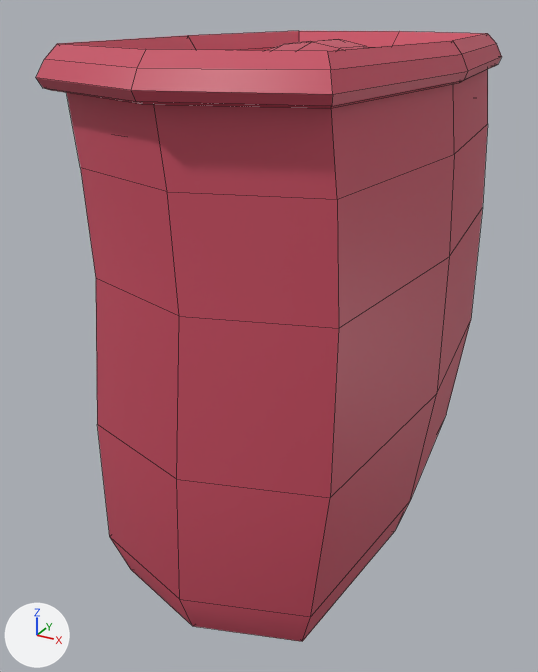
What one commit did to the FBX model Orisha-Unity/Assets/Graph/Environment/Props/Flour_Bag/flour_bag_02.fbx.
Before and after are seen from a camera (50 mm lens) standing at (0.419, -0.86, 0.721) and looking at (-0.033, -0.038, 0.31). The axes (+X, +Y, +Z) are drawn at lower left. The lights are the same throughout. Mesh edges are drawn as thin lines. Where no turn or scale is listed for an object, it has been applied to the vertices.

In view in the first picture: 'flour_bags2'.
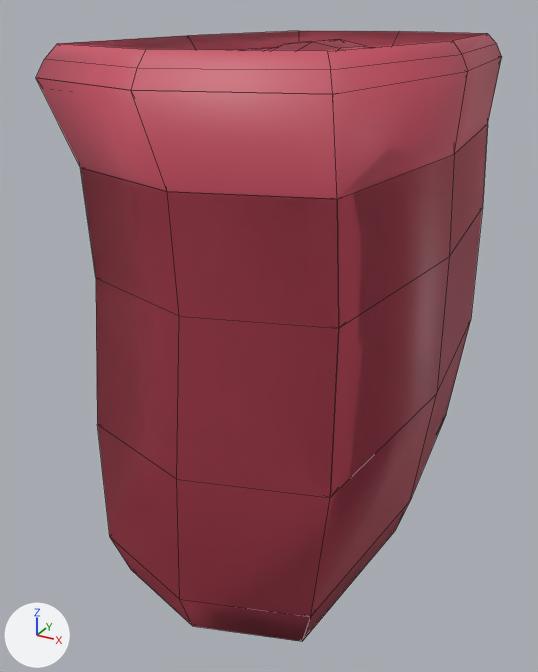
The change, as JSON lines over the scene's bpy script:
```json
{"block": "me_mesh", "where": "me_mesh.from_pydata(...)  # 221 vertices, 201 faces; spans x -0.186..0.196, y -0.344..0.344, z 0.0..0.69"}
{"block": "me_mesh", "where": "# used by ob_flour_bags2; location = (0.0, 0.0, 0.0)"}
{"block": "me_mesh", "change": "me_mesh part 1: edges marked sharp go from 154 to 0"}
{"op": "add", "block": "me_mesh_002", "code": ["me_mesh_002 = bpy.data.meshes.new('Mesh.002')", "me_mesh_002.from_pydata(...)  # 95 vertices, 82 faces; spans x -0.186..0.196, y -0.344..0.344, z 0.0..0.687", "me_mesh_002.materials.append(mat_lambert18)  # red #c84e62"]}
{"op": "add", "block": "me_mesh_001", "code": ["me_mesh_001 = bpy.data.meshes.new('Mesh.001')", "me_mesh_001.from_pydata(...)  # 147 vertices, 131 faces; spans x -0.186..0.196, y -0.344..0.344, z 0.0..0.69", "me_mesh_001.materials.append(mat_lambert18)  # red #c84e62"]}
{"op": "add", "block": "me_mesh_003", "code": ["me_mesh_003 = bpy.data.meshes.new('Mesh.003')", "me_mesh_003.from_pydata(...)  # 52 vertices, 42 faces; spans x -0.156..0.173, y -0.301..0.295, z 0.025..0.687", "me_mesh_003.materials.append(mat_lambert18)  # red #c84e62"]}
{"op": "add", "block": "ob_flour_bags2_002", "code": ["ob_flour_bags2_002 = bpy.data.objects.new('flour_bags2.002', me_mesh_002)", "ob_flour_bags2_002.location = (0.0, 0.0, 0.0)"]}
{"op": "add", "block": "ob_flour_bags2_001", "code": ["ob_flour_bags2_001 = bpy.data.objects.new('flour_bags2.001', me_mesh_001)", "ob_flour_bags2_001.location = (0.0, 0.0, 0.0)"]}
{"op": "add", "block": "ob_flour_bags2_003", "code": ["ob_flour_bags2_003 = bpy.data.objects.new('flour_bags2.003', me_mesh_003)", "ob_flour_bags2_003.location = (0.0, 0.0, 0.0)"]}
```

Pixel boxes (x1, y1, x2, y2) of what changed, in the pictures (538 x 672 px):
```json
{"object": "flour_bags2.002", "change": "added", "after": [36, 57, 502, 199]}
{"object": "flour_bags2.003", "change": "added", "after": [73, 48, 270, 154]}
{"part": 1, "of": "me_mesh", "change": "shading changed", "before": [36, 31, 502, 642], "after": [36, 31, 502, 642]}
```
